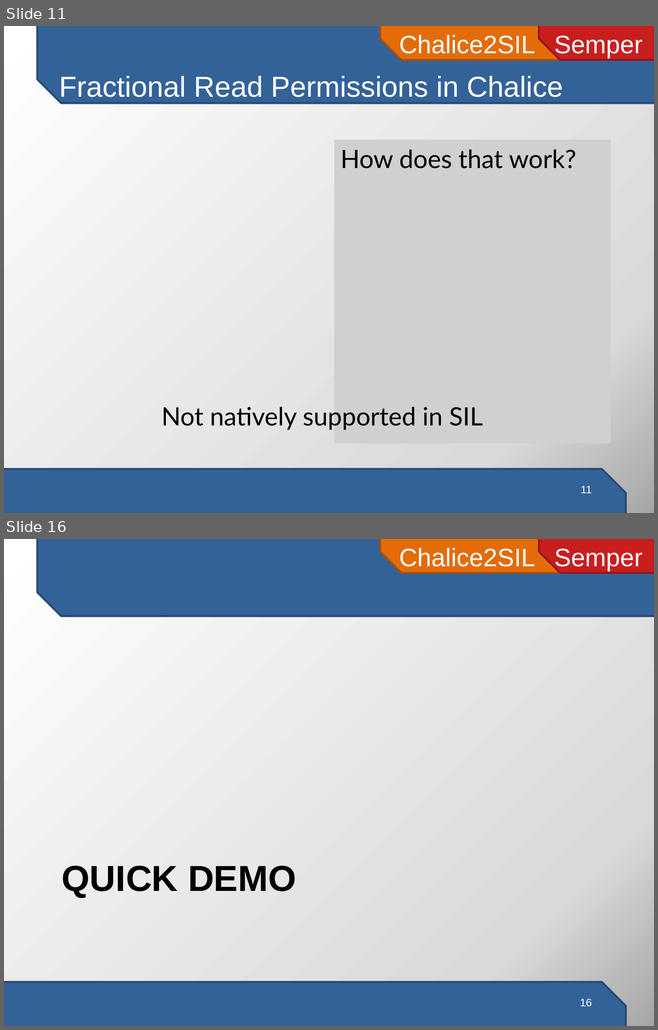
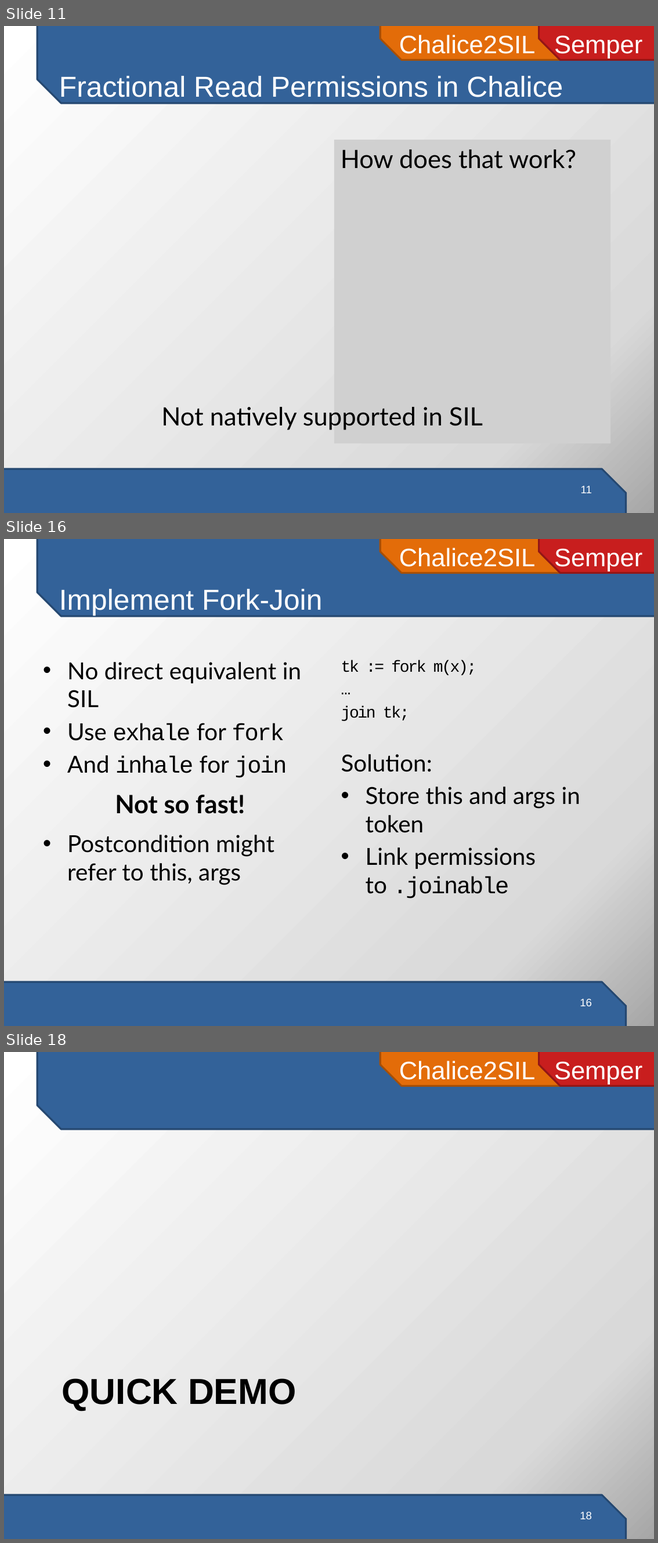
Before and after one commit to viperproject/chalice2silver, a slide deck: chalice2sil/doc/presentation/chalice2sil-presentation.pptx. Shown one above the other, each under a label of ours: slides 11 and 16 before the commit, slides 11, 16 and 18 after it; the slides between them are not shown. The pictures are 658x1030 and 658x1543 pixels, drawn with LibreOffice and Linux fonts; fonts in the diff are those of the drawing; grey boxes stand for pictures. Boxes give left, top, right and bottom in pixels: in the first picture for what was removed or moved away, otherwise in the second. Text is boxed around its words. In the diff, an @@ line names an element or a change of style, - is before the commit and + after.

```diff
--- a/chalice2sil/doc/presentation/chalice2sil-presentation.pptx
+++ b/chalice2sil/doc/presentation/chalice2sil-presentation.pptx
@@ slide 16 added at [4,539,654,1026], background gradient #FFFFFF to #D9D9D9 to #A6A6A6; not listed: 4 template elements that a slide beside it also shows @@
@@ title added at [59,589,322,616], 32 pt, text #FFFFFF @@
+Implement Fork-Join
@@ text added at [341,660,580,899], 26 pt, text #000000 @@
+tk := fork m(x);
+…
+join tk;
+Solution:
+• Store this and args in token
+• Link permissions to .joinable
@@ text added at [67,662,301,885], 26 pt, text #000000 @@
+• No direct equivalent in SIL
+• Use exhale for fork
+• And inhale for join
+Not so fast!
+• Postcondition might refer to this, args
@@ page number added at [579,999,592,1006], 12 pt, text #FFFFFF @@
+16
@@ what was slide 16 is now slide 18 @@
```
Also in this commit, not shown: 1 slide changed, 6 other slides added, 4 slides removed, 5 other files.
